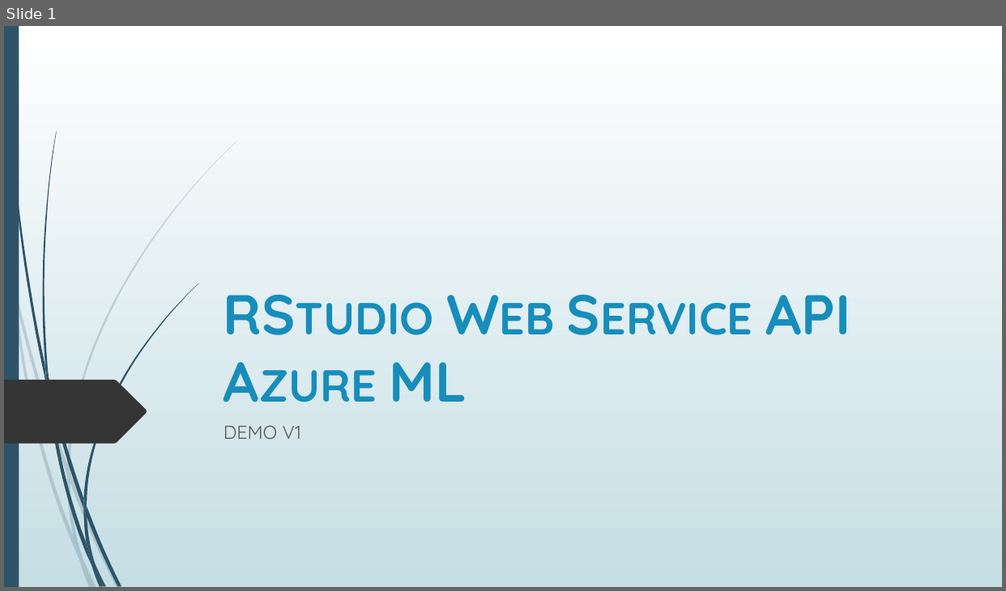
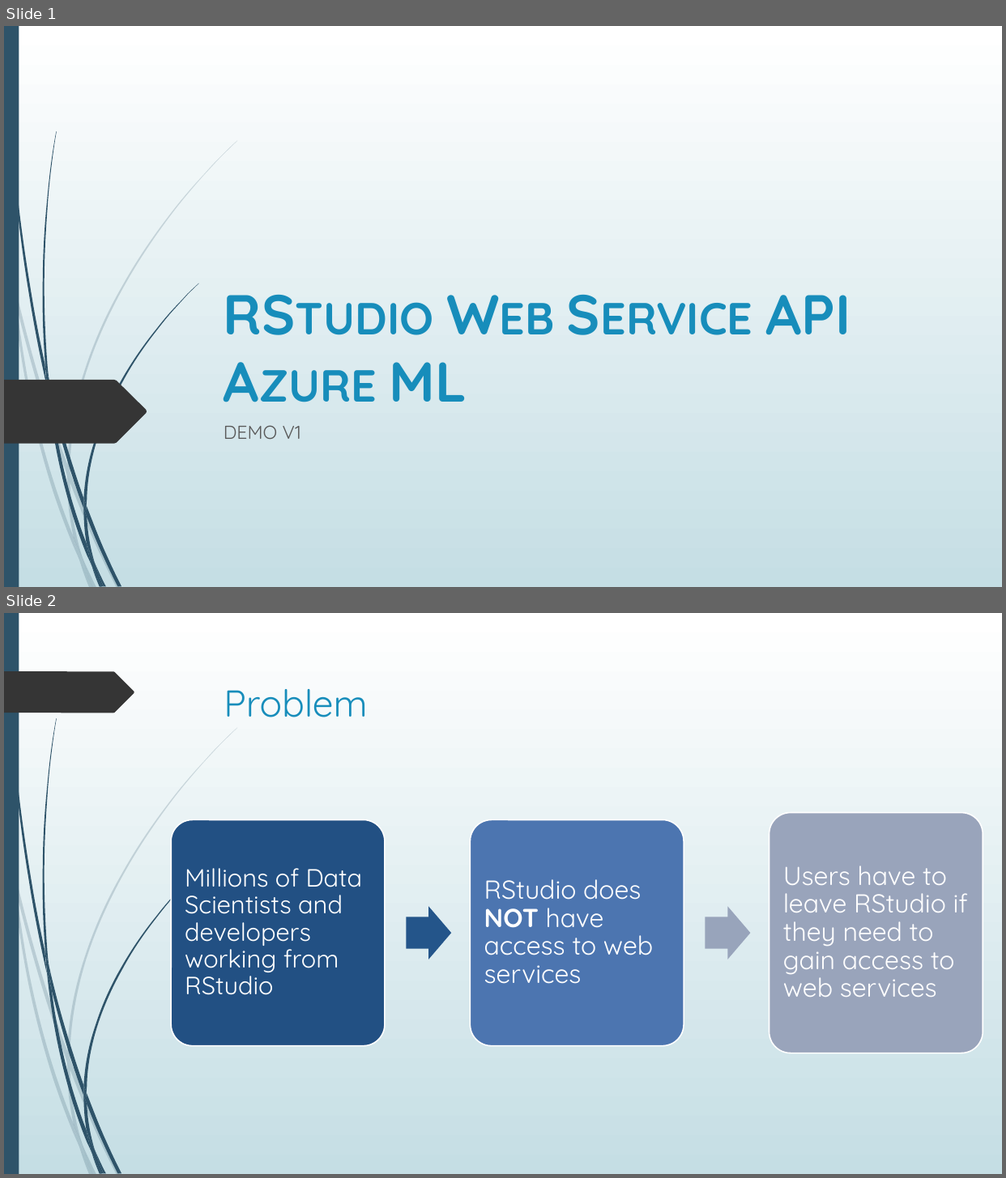
Before and after one commit to Azure/Azure-MachineLearning-ClientLibrary-R, a slide deck: demo/demo walkthrough.pptx. Shown one above the other, each under a label of ours: slide 1 before the commit, slides 1 and 2 after it. The pictures are 1006x591 and 1006x1178 pixels, drawn with LibreOffice and Linux fonts; fonts in the diff are those of the drawing. Boxes give left, top, right and bottom in pixels: in the first picture for what was removed or moved away, otherwise in the second. Text is boxed around its words. In the diff, an @@ line names an element or a change of style, - is before the commit and + after.

```diff
--- a/demo/demo walkthrough.pptx
+++ b/demo/demo walkthrough.pptx
@@ slide 2 added at (4, 613, 1002, 1174), background gradient #FFFFFF to #C5DEE5; not listed: 23 template elements that a slide beside it also shows @@
@@ freeform shape added at (4, 671, 134, 713), fill #353535 @@
@@ title added at (224, 689, 368, 717), 36 pt, text #178DBB @@
+Problem
@@ group added at (171, 813, 982, 1053): 3 rounded rectangles, 3 texts, 2 right arrows @@
+Millions of Data Scientists and developers working from RStudio
+RStudio does NOT have access to web services
+Users have to leave RStudio if they need to gain access to web services
```
Also in this commit, not shown: 1 slide changed, 2 other slides added, 6 slides removed.
